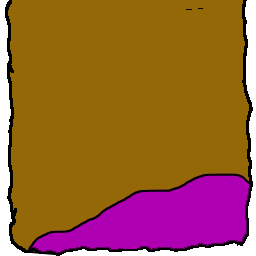
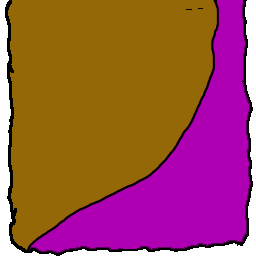
Before/after of a 256 x 256 layered artwork. What changed in the layer stack:
painted on "NU Left" over [26, 0, 251, 256]
